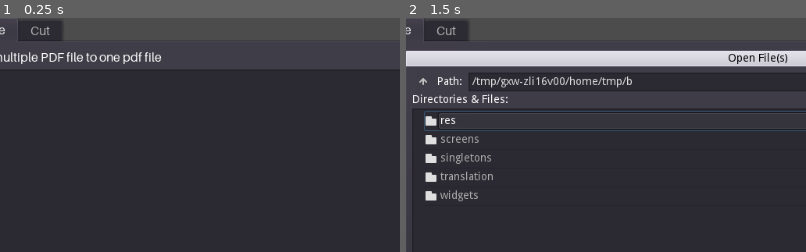
Above: before the commit, frames 1-2 (left to right).
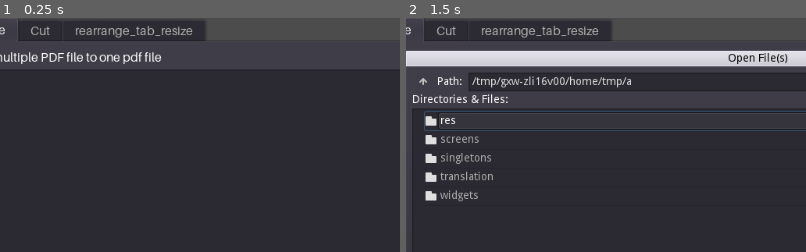
Above: after the commit, the same moments.

Repository: swip3798/OPT
Game: Godot game, scene res://screens/MainScreen.tscn
The game is run twice, just before and just after one commit, with the same random seed, the same clock (stepped at 60 frames per second) and the same inputs.
Inputs (mouse positions are % of the whole screen's width and height, from its top left):
- Up to frame 1 (0.25 s): no input
- Up to frame 2 (1.5 s): click "Add PDF file" at 0.5 s; click (34, 75) at 1.27 s; type "12" at 1.35 s
The pictures show only the part of the screen within x 6-56%, y 0-50%; the shares and areas given below are measured in that part.

The runs differ from the first frame. In frame 1, 2.8% of the frame differs, in the area x 16-52%, y 1-10%; in frame 2, 2.8%, in the area x 16-57%, y 1-29%.

Commit message:
rearrange GUI finished

Diff:
--- a/screens/MainScreen.tscn
+++ b/screens/MainScreen.tscn
@@ -1,10 +1,11 @@
-[gd_scene load_steps=6 format=2]
+[gd_scene load_steps=7 format=2]
 
 [ext_resource path="res://screens/Merge.tscn" type="PackedScene" id=1]
 [ext_resource path="res://screens/Cut.tscn" type="PackedScene" id=2]
 [ext_resource path="res://screens/MainScreen.gd" type="Script" id=3]
 [ext_resource path="res://res/fonts/regular16.tres" type="DynamicFont" id=4]
 [ext_resource path="res://res/fonts/button_font.tres" type="DynamicFont" id=5]
+[ext_resource path="res://screens/Rearrange.tscn" type="PackedScene" id=6]
 
 [node name="MainScreen" type="Control"]
 anchor_right = 1.0
@@ -38,6 +39,13 @@
 margin_right = -4.0
 margin_bottom = -4.0
 
+[node name="rearrange_tab_resize" parent="TabContainer" instance=ExtResource( 6 )]
+visible = false
+margin_left = 4.0
+margin_top = 38.0
+margin_right = -4.0
+margin_bottom = -4.0
+
 [node name="Settings" type="Button" parent="."]
 anchor_left = 1.0
 anchor_right = 1.0
--- /dev/null
+++ b/screens/Rearrange.gd
@@ -0,0 +1,12 @@
+extends Control
+
+onready var pcollection: GridContainer = $PageCollection
+
+func _ready():
+	reset_neighbors()
+
+func reset_neighbors():
+	for idx in range(1, pcollection.get_child_count()):
+		pcollection.get_child(idx).left_dragger = pcollection.get_child(idx - 1).separator
+		pcollection.get_child(idx).reset_first()
+	pcollection.get_child(0).make_first()
--- /dev/null
+++ b/screens/Rearrange.tscn
@@ -0,0 +1,97 @@
+[gd_scene load_steps=3 format=2]
+
+[ext_resource path="res://widgets/PageDragger.tscn" type="PackedScene" id=1]
+[ext_resource path="res://screens/Rearrange.gd" type="Script" id=2]
+
+[node name="Rearrange" type="Control"]
+anchor_right = 1.0
+anchor_bottom = 1.0
+script = ExtResource( 2 )
+__meta__ = {
+"_edit_use_anchors_": false
+}
+
+[node name="PageCollection" type="GridContainer" parent="."]
+anchor_right = 1.0
+anchor_bottom = 1.0
+custom_constants/vseparation = 0
+custom_constants/hseparation = 0
+columns = 6
+__meta__ = {
+"_edit_use_anchors_": false
+}
+
+[node name="PageHolder" parent="PageCollection" instance=ExtResource( 1 )]
+margin_right = 163.0
+margin_bottom = 233.0
+
+[node name="PageHolder2" parent="PageCollection" instance=ExtResource( 1 )]
+margin_left = 163.0
+margin_right = 326.0
+margin_bottom = 233.0
+page_number = 1
+
+[node name="PageHolder3" parent="PageCollection" instance=ExtResource( 1 )]
+margin_left = 326.0
+margin_right = 489.0
+margin_bottom = 233.0
+page_number = 2
+
+[node name="PageHolder4" parent="PageCollection" instance=ExtResource( 1 )]
+margin_left = 489.0
+margin_right = 652.0
+margin_bottom = 233.0
+page_number = 3
+
+[node name="PageHolder5" parent="PageCollection" instance=ExtResource( 1 )]
+margin_left = 652.0
+margin_right = 815.0
+margin_bottom = 233.0
+page_number = 4
+
+[node name="PageHolder6" parent="PageCollection" instance=ExtResource( 1 )]
+margin_left = 815.0
+margin_right = 978.0
+margin_bottom = 233.0
+page_number = 5
+
+[node name="PageHolder7" parent="PageCollection" instance=ExtResource( 1 )]
+margin_top = 233.0
+margin_right = 163.0
+margin_bottom = 466.0
+page_number = 6
+
+[node name="PageHolder8" parent="PageCollection" instance=ExtResource( 1 )]
+margin_left = 163.0
+margin_top = 233.0
+margin_right = 326.0
+margin_bottom = 466.0
+page_number = 7
+
+[node name="PageHolder9" parent="PageCollection" instance=ExtResource( 1 )]
+margin_left = 326.0
+margin_top = 233.0
+margin_right = 489.0
+margin_bottom = 466.0
+page_number = 8
+
+[node name="PageHolder10" parent="PageCollection" instance=ExtResource( 1 )]
+margin_left = 489.0
+margin_top = 233.0
+margin_right = 652.0
+margin_bottom = 466.0
+page_number = 9
+
+[node name="PageHolder11" parent="PageCollection" instance=ExtResource( 1 )]
+margin_left = 652.0
+margin_top = 233.0
+margin_right = 815.0
+margin_bottom = 466.0
+page_number = 10
+
+[node name="PageHolder12" parent="PageCollection" instance=ExtResource( 1 )]
+margin_left = 815.0
+margin_top = 233.0
+margin_right = 978.0
+margin_bottom = 466.0
+page_number = 11
--- /dev/null
+++ b/widgets/DropSeparator.gd
@@ -0,0 +1,4 @@
+extends Button
+
+func can_drop_data(_pos, data):
+	return typeof(data) == TYPE_INT
--- /dev/null
+++ b/widgets/PageDragger.gd
@@ -0,0 +1,54 @@
+extends "res://widgets/PageHolder.gd"
+
+var dragger_scene = load("res://widgets/PageDragger.tscn")
+var left_dragger: Button
+onready var separator = $DropSeparator
+enum {STATE_LEFT = 0, STATE_RIGHT = 1}
+var state: int
+
+func make_first():
+	left_dragger = $DropSeparator2
+	left_dragger.show()
+
+func reset_first():
+	$DropSeparator2.hide()
+
+func get_drag_data(_pos):
+	var drag: HBoxContainer = dragger_scene.instance()
+	drag.rect_scale = Vector2(0.5, 0.5)
+	set_drag_preview(drag)
+	return get_index()
+
+func can_drop_data(_pos, data):
+	return typeof(data) == TYPE_INT
+
+func _on_PageDragger_gui_input(event):
+	if event is InputEventMouseMotion:
+		var is_left = get_local_mouse_position().x <= rect_size.x / 2
+		separator.disabled = is_left
+		if left_dragger != null:
+			left_dragger.disabled = not is_left
+		if is_left:
+			state = STATE_LEFT
+		else:
+			state = STATE_RIGHT
+
+func drop_data(_pos, data):
+	print("data:", data)
+	print("page_number:", get_index())
+	print("Right:", state == STATE_RIGHT)
+	print("Left:", state == STATE_LEFT)
+	var dropped = get_parent().get_child(data)
+	var next_idx = get_index()
+	if state == STATE_RIGHT:
+		next_idx += 1
+	get_parent().move_child(dropped, next_idx)
+	get_parent().get_parent().reset_neighbors()
+	separator.disabled = true
+	left_dragger.disabled = true
+
+
+func _on_PageDragger_mouse_exited():
+	separator.disabled = true
+	if left_dragger != null:
+		left_dragger.disabled = true
--- /dev/null
+++ b/widgets/PageDragger.tscn
@@ -0,0 +1,101 @@
+[gd_scene load_steps=7 format=2]
+
+[ext_resource path="res://widgets/PageDragger.gd" type="Script" id=1]
+[ext_resource path="res://res/example.png" type="Texture" id=2]
+[ext_resource path="res://res/fonts/button_font.tres" type="DynamicFont" id=3]
+[ext_resource path="res://widgets/DropSeparator.gd" type="Script" id=4]
+
+[sub_resource type="StyleBoxFlat" id=1]
+content_margin_left = 5.0
+bg_color = Color( 0.105882, 0.105882, 0.105882, 1 )
+border_width_left = 1
+border_width_top = 1
+border_width_right = 1
+border_width_bottom = 1
+corner_radius_top_left = 10
+corner_radius_top_right = 10
+corner_radius_bottom_right = 10
+corner_radius_bottom_left = 10
+
+[sub_resource type="StyleBoxFlat" id=2]
+content_margin_left = 5.0
+bg_color = Color( 0.105882, 0.105882, 0.105882, 0 )
+border_width_left = 1
+border_width_top = 1
+border_width_right = 1
+border_width_bottom = 1
+border_color = Color( 0.8, 0.8, 0.8, 0 )
+corner_radius_top_left = 10
+corner_radius_top_right = 10
+corner_radius_bottom_right = 10
+corner_radius_bottom_left = 10
+
+[node name="PageDragger" type="HBoxContainer"]
+margin_right = 93.0
+margin_bottom = 82.0
+mouse_filter = 0
+script = ExtResource( 1 )
+__meta__ = {
+"_edit_use_anchors_": false
+}
+
+[node name="DropSeparator2" type="Button" parent="."]
+visible = false
+margin_right = 6.0
+margin_bottom = 233.0
+focus_mode = 0
+mouse_filter = 2
+custom_styles/hover = SubResource( 1 )
+custom_styles/pressed = SubResource( 1 )
+custom_styles/focus = SubResource( 1 )
+custom_styles/disabled = SubResource( 2 )
+custom_styles/normal = SubResource( 1 )
+disabled = true
+enabled_focus_mode = 0
+script = ExtResource( 4 )
+
+[node name="VBoxContainer" type="VBoxContainer" parent="."]
+margin_right = 149.0
+margin_bottom = 233.0
+__meta__ = {
+"_edit_use_anchors_": false
+}
+
+[node name="TextureRect" type="TextureRect" parent="VBoxContainer"]
+margin_right = 149.0
+margin_bottom = 211.0
+texture = ExtResource( 2 )
+stretch_mode = 6
+__meta__ = {
+"_edit_use_anchors_": false
+}
+
+[node name="Label" type="Label" parent="VBoxContainer"]
+margin_top = 215.0
+margin_right = 149.0
+margin_bottom = 233.0
+custom_fonts/font = ExtResource( 3 )
+text = "dwadawdwadw"
+align = 1
+
+[node name="DropSeparator" type="Button" parent="."]
+margin_left = 153.0
+margin_right = 159.0
+margin_bottom = 233.0
+focus_mode = 0
+mouse_filter = 2
+custom_styles/hover = SubResource( 1 )
+custom_styles/pressed = SubResource( 1 )
+custom_styles/focus = SubResource( 1 )
+custom_styles/disabled = SubResource( 2 )
+custom_styles/normal = SubResource( 1 )
+disabled = true
+enabled_focus_mode = 0
+script = ExtResource( 4 )
+
+[node name="HBoxContainer" type="HBoxContainer" parent="."]
+margin_left = 163.0
+margin_right = 163.0
+margin_bottom = 233.0
+[connection signal="gui_input" from="." to="." method="_on_PageDragger_gui_input"]
+[connection signal="mouse_exited" from="." to="." method="_on_PageDragger_mouse_exited"]
--- a/widgets/PageHolder.tscn
+++ b/widgets/PageHolder.tscn
@@ -1,7 +1,7 @@
 [gd_scene load_steps=7 format=2]
 
 [ext_resource path="res://widgets/PageHolder.gd" type="Script" id=1]
-[ext_resource path="res://icon.png" type="Texture" id=2]
+[ext_resource path="res://res/example.png" type="Texture" id=2]
 [ext_resource path="res://res/fonts/button_font.tres" type="DynamicFont" id=3]
 
 [sub_resource type="StyleBoxFlat" id=1]
@@ -42,15 +42,15 @@
 }
 
 [node name="VBoxContainer" type="VBoxContainer" parent="."]
-margin_right = 1788.0
+margin_right = 149.0
 margin_bottom = 1843.0
 __meta__ = {
 "_edit_use_anchors_": false
 }
 
 [node name="TextureRect" type="TextureRect" parent="VBoxContainer"]
-margin_right = 1788.0
-margin_bottom = 1821.0
+margin_right = 149.0
+margin_bottom = 211.0
 texture = ExtResource( 2 )
 stretch_mode = 6
 __meta__ = {
@@ -58,16 +58,16 @@
 }
 
 [node name="Label" type="Label" parent="VBoxContainer"]
-margin_top = 1825.0
-margin_right = 1788.0
-margin_bottom = 1843.0
+margin_top = 215.0
+margin_right = 149.0
+margin_bottom = 233.0
 custom_fonts/font = ExtResource( 3 )
 text = "dwadawdwadw"
 align = 1
 
 [node name="Button" type="Button" parent="."]
-margin_left = 1792.0
-margin_right = 1802.0
+margin_left = 153.0
+margin_right = 163.0
 margin_bottom = 1843.0
 focus_mode = 1
 custom_styles/hover = SubResource( 1 )
Binary file added: res/example.png
Not shown, changed: res/example.png.import
